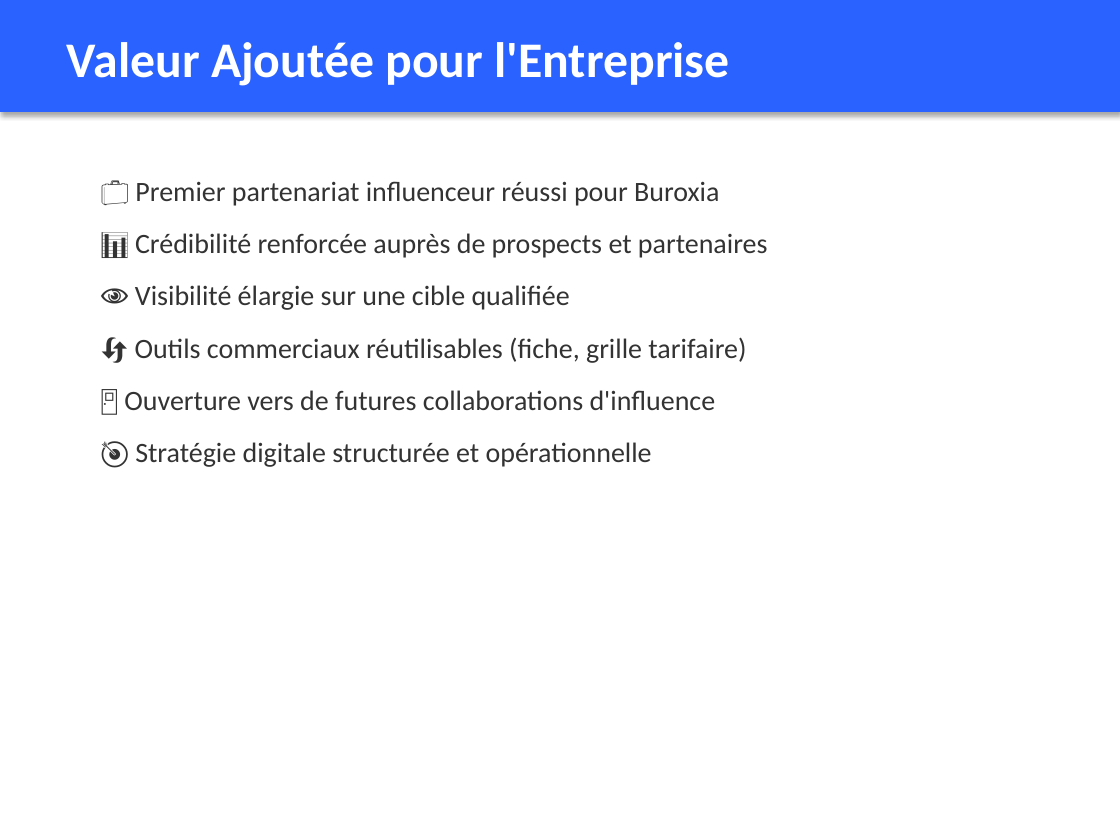
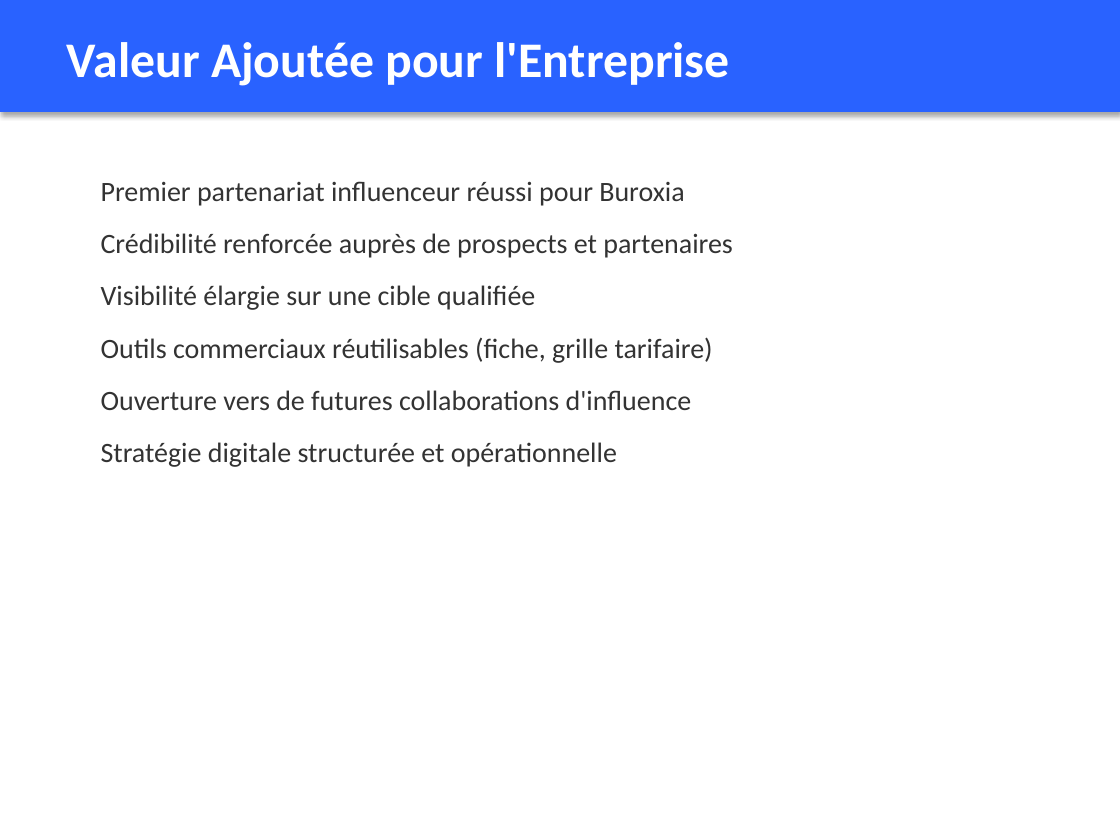
Before and after one commit to DOCK221/lbdmuser.github.io, a slide deck: slide 17 of Soutenance_Mouhamadou_Sow_B3_CDI.pptx. Drawn at 1120x840 pixels with LibreOffice and Linux fonts; fonts in the diff are those of the drawing. Boxes give left, top, right and bottom in pixels: in the first picture for what was removed or moved away, otherwise in the second. Text is boxed around its words. In the diff, an @@ line names an element or a change of style, - is before the commit and + after.

Commit message:
feat: présentation sans émojis + version PDF
- Suppression de tous les émojis de la présentation
- Ajout de la version PDF (24 pages, 111 Ko)
- Présentation prête pour la soutenance

```diff
--- a/Soutenance_Mouhamadou_Sow_B3_CDI.pptx
+++ b/Soutenance_Mouhamadou_Sow_B3_CDI.pptx
@@ text at <box>101,181,733,467</box>: text changed @@
-💼 Premier partenariat influenceur réussi pour Buroxia
-📊 Crédibilité renforcée auprès de prospects et partenaires
-👁️ Visibilité élargie sur une cible qualifiée
-🔄 Outils commerciaux réutilisables (fiche, grille tarifaire)
-🚪 Ouverture vers de futures collaborations d'influence
-🎯 Stratégie digitale structurée et opérationnelle
+Premier partenariat influenceur réussi pour Buroxia
+Crédibilité renforcée auprès de prospects et partenaires
+Visibilité élargie sur une cible qualifiée
+Outils commerciaux réutilisables (fiche, grille tarifaire)
+Ouverture vers de futures collaborations d'influence
+Stratégie digitale structurée et opérationnelle
```
Also in this commit, not shown: 20 other slides changed, 2 other files.
